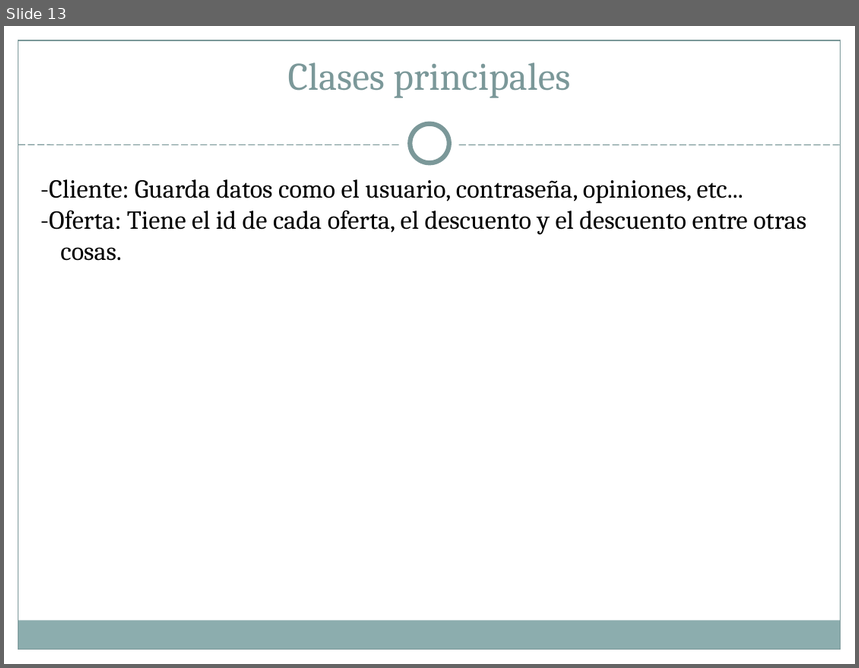
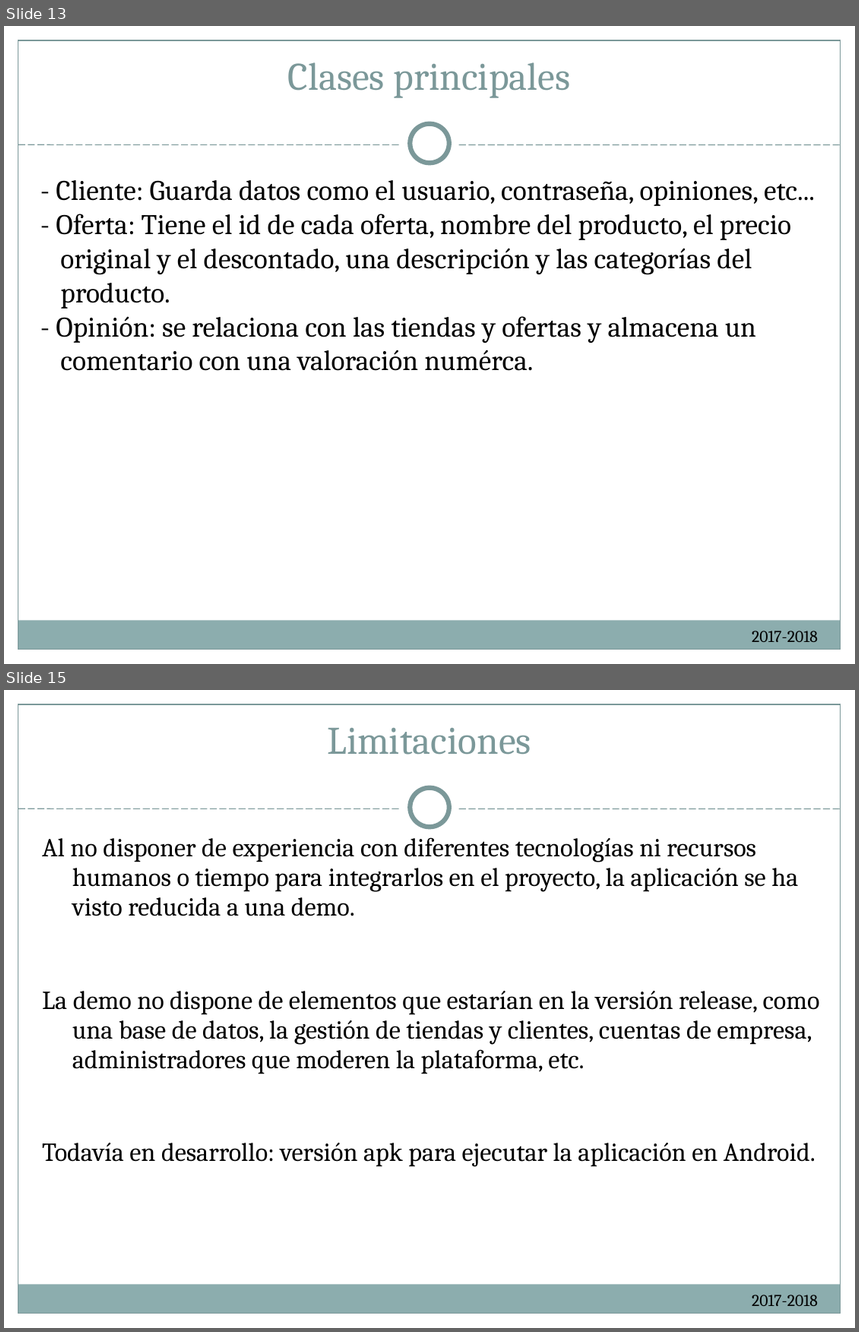
Before and after one commit to ReivajRa/Cooking_Ingenieros, a slide deck: Documentación/Cheap Deal presentacion.ppt. Shown one above the other, each under a label of ours: slide 13 before the commit, slides 13 and 15 after it; the slides between them are not shown. The pictures are 859x668 and 859x1332 pixels, drawn with LibreOffice and Linux fonts; fonts in the diff are those of the drawing. Boxes give left, top, right and bottom in pixels: in the first picture for what was removed or moved away, otherwise in the second. Text is boxed around its words. In the diff, an @@ line names an element or a change of style, - is before the commit and + after.

```diff
--- a/Documentación/Cheap Deal presentacion.ppt
+++ b/Documentación/Cheap Deal presentacion.ppt
@@ slide 15 added at (4,690,855,1328), background #FFFFFF; not listed: 8 template elements that a slide beside it also shows @@
@@ title added at (327,728,531,755), 33 pt, text #7B9899 @@
+Limitaciones
@@ text added at (42,837,820,1167), 22 pt, text #000000 @@
+Al no disponer de experiencia con diferentes tecnologías ni recursos humanos o tiempo para integrarlos en el proyecto, la aplicación se ha visto reducida a una demo.
+La demo no dispone de elementos que estarían en la versión release, como una base de datos, la gestión de tiendas y clientes, cuentas de empresa, administradores que moderen la plataforma, etc.
+Todavía en desarrollo: versión apk para ejecutar la aplicación en Android.
@@ text added at (752,1295,818,1306), 14 pt, text #000000 @@
+2017-2018
@@ slide 13 changed as well @@
@@ text at (56,180,815,371): text changed; size 22 to 24 pt @@
--Cliente: Guarda datos como el usuario, contraseña, opiniones, etc...
--Oferta: Tiene el id de cada oferta, el descuento y el descuento entre otras cosas.
+- Cliente: Guarda datos como el usuario, contraseña, opiniones, etc...
+- Oferta: Tiene el id de cada oferta, nombre del producto, el precio original y el descontado, una descripción y las categorías del producto.
+- Opinión: se relaciona con las tiendas y ofertas y almacena un comentario con una valoración numérca.
@@ text added at (752,631,818,642), 14 pt, text #000000 @@
+2017-2018
```
Also in this commit, not shown: 13 other slides changed, 3 other slides added, 8 slides removed, 13 other files.
